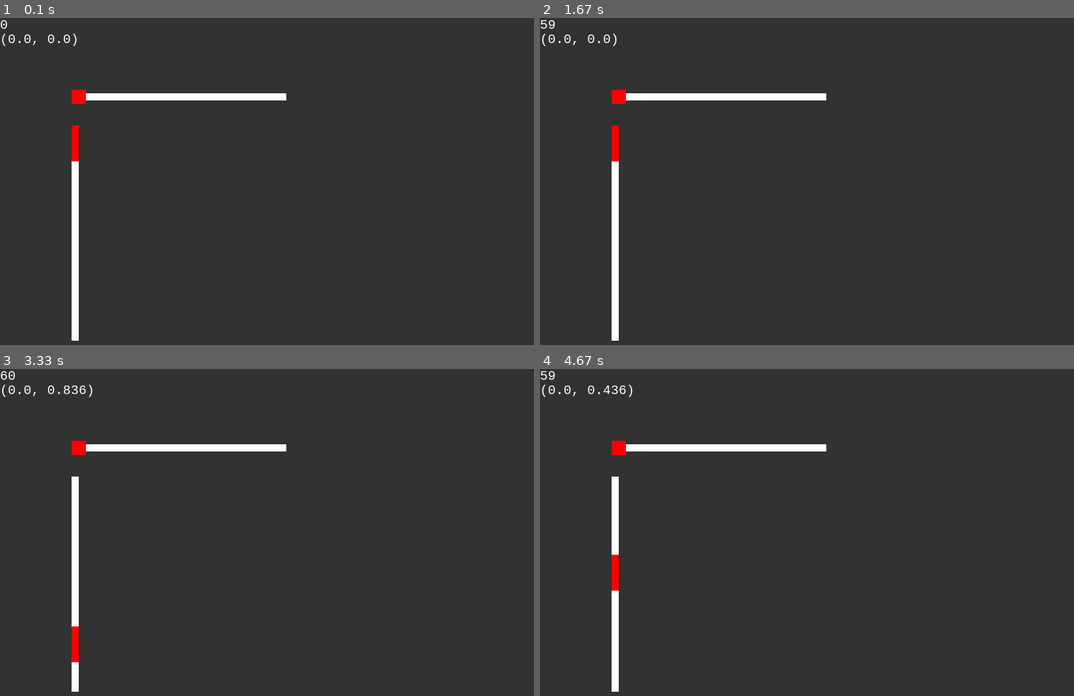
Above: before the commit, frames 1-4 (two rows, left to right).
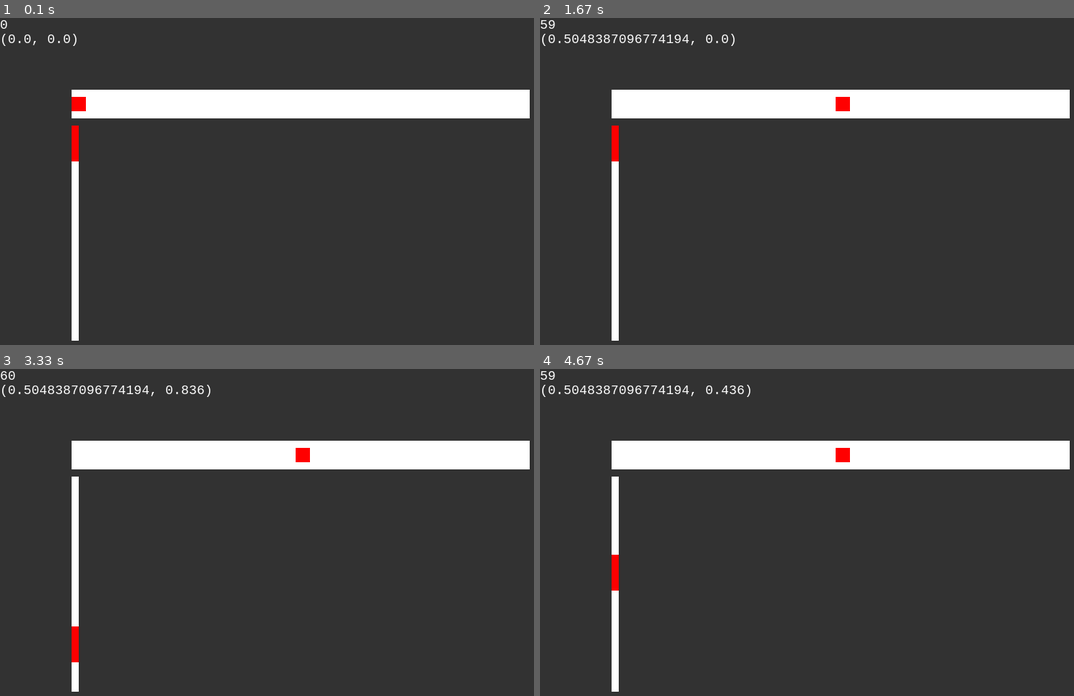
Above: after the commit, the same moments.

Repository: TheSilvered/pg-tools
Game: pygame game, started from tests/gui.Slider.py
The game is run twice, just before and just after one commit, with the same random seed, the same clock (stepped at 60 frames per second) and the same inputs.
Inputs (mouse positions are in pixels of both pictures, inside the frame that each line leads up to):
- Up to frame 1 (0.1 s): no input
- Up to frame 2 (1.67 s): press the mouse at (839, 103) at 0.37 s; move the mouse to (839, 233) at 0.47 s; release the mouse at (outside the picture) at 0.6 s
- Up to frame 3 (3.33 s): click (74, 643) at 3.22 s
- Up to frame 4 (4.67 s): click (614, 571) at 4.55 s

The runs differ from the first frame. In frame 1, 6.6% of the frame differs, in the area x 13-100%, y 21-31%; in frame 2, 7.0%; in frame 3, 7.1%; in frame 4, 7.1%, in the area x 4-100%, y 4-31%.

Commit message:
Fixed rel_size of scrollbars

Diff:
--- a/pgt/gui/slider.py
+++ b/pgt/gui/slider.py
@@ -40,7 +40,9 @@
 
     def draw(self, *args, **kwargs):
         if self.hidden: return
-        if self.ruler.button_clicked and not self.cursor.dragging:
+        if self.ruler.button_clicked \
+           and not self.cursor.dragging \
+           and not self.cursor.hovered:
             self.cursor.dragging = True
             self.cursor.drag_point = Pos(0, 0)
 
@@ -50,6 +52,8 @@
             self.cursor.force_state = BUTTON_HOVER
         else:
             self.cursor.force_state = BUTTON_NORMAL
+
+        self._SurfaceElement__size = self.size
         super().draw(*args, **kwargs)
 
 
@@ -80,6 +84,15 @@
     def value(self, new_value):
         self.cursor.l = self.max_x * new_value
 
+    def draw(self, *args, **kwargs):
+        prev_val = self.value
+        self.ruler.w = self.true_size.w
+        self.max_x = self.ruler.w - self.cursor.w
+        self.cursor.b_right = self.ruler.w
+        if not self.cursor.dragging:
+            self.value = prev_val
+        super().draw(*args, **kwargs)
+
 
 class VSlider(_SliderBase):
     def __init__(self, *args, **kwargs):
@@ -107,3 +120,12 @@
     @value.setter
     def value(self, new_value):
         self.cursor.u = self.max_y * new_value
+
+    def draw(self, *args, **kwargs):
+        prev_val = self.value
+        self.ruler.h = self.true_size.h
+        self.max_y = self.ruler.h - self.cursor.h
+        self.cursor.b_bottom = self.ruler.h
+        if not self.cursor.dragging:
+            self.value = prev_val
+        super().draw(*args, **kwargs)
--- a/tests/gui.HSlider.py
+++ b/tests/gui.Slider.py
@@ -4,14 +4,14 @@
 pygame.init()
 
 __test_name__ = "gui.HSlider"
-screen = pygame.display.set_mode((800, 600))
+screen = pygame.display.set_mode((800, 600), pygame.RESIZABLE)
 pygame.display.set_caption(__test_name__)
 clock = pygame.time.Clock()
 fps = pgt.gui.Label(pos=0, font="consolas", text_size=20, color=pgt.WHITE)
 
 hruler = pgt.gui.Button(
-    pos=(0, 5),
-    size=(300, 10),
+    pos=(0, 0),
+    size=(300, 40),
     image=pgt.filled_surface((300, 10), pgt.WHITE)
 )
 
@@ -36,7 +36,8 @@
 hslider = pgt.gui.HSlider(
     pos=100,
     ruler=hruler,
-    cursor=hcursor
+    cursor=hcursor,
+    rel_size=(0.8, None)
 )
 
 vslider = pgt.gui.VSlider(
@@ -66,6 +67,9 @@
 
     info.text = (hslider.value, vslider.value)
 
+    if hslider.ruler.size != hslider.ruler.image.get_size():
+        hslider.ruler.change_image(pgt.filled_surface(hslider.ruler.size, pgt.WHITE))
+
     screen.fill(pgt.GRAY(50))
     fps.draw(screen)
     info.draw(screen)
